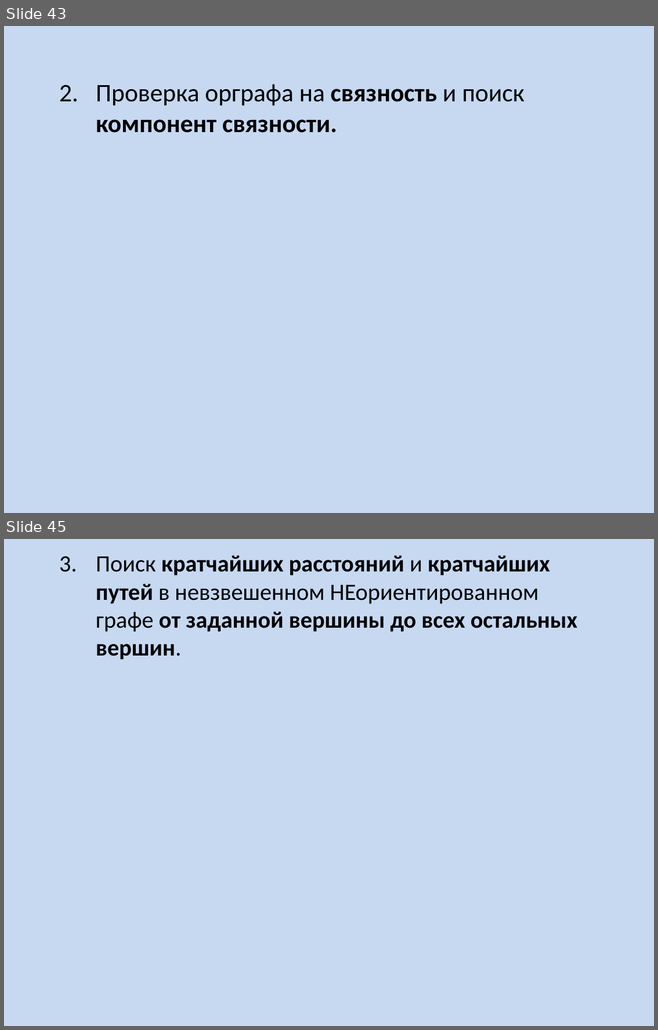
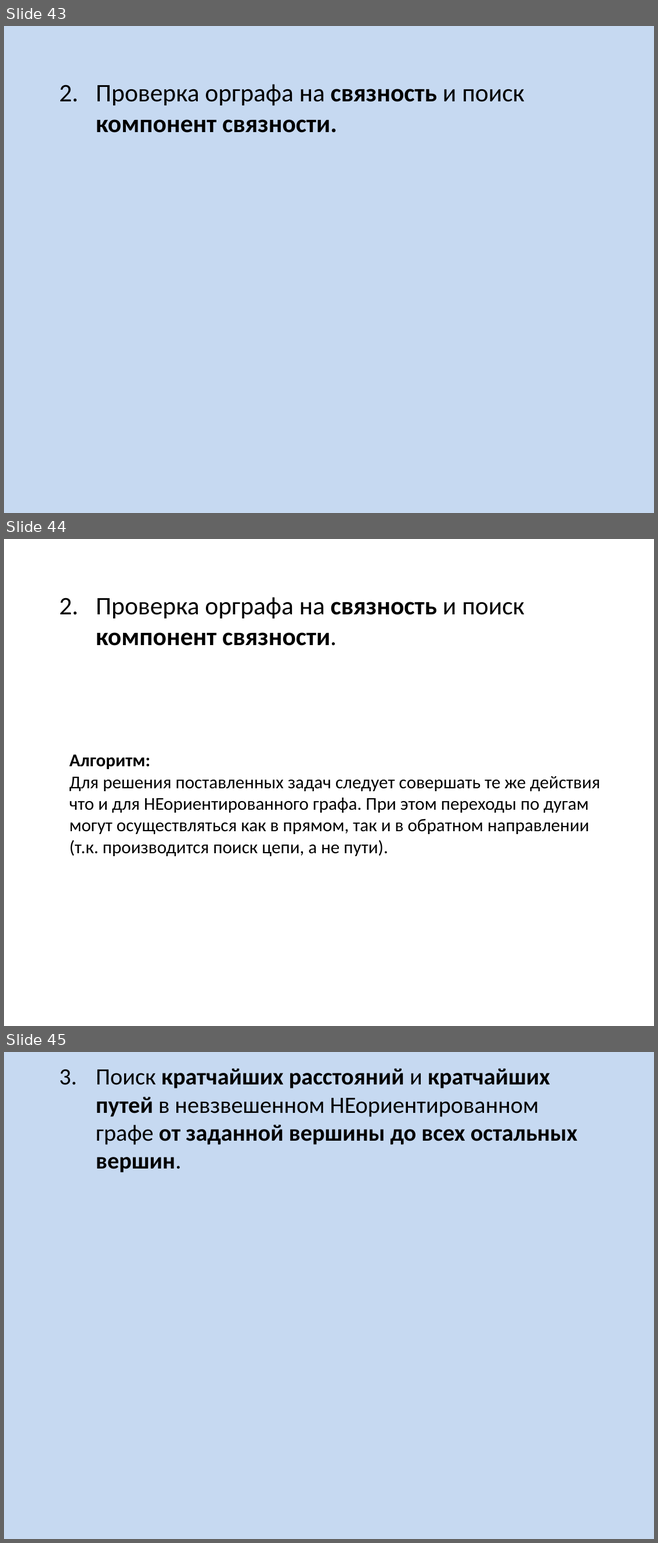
Before and after one commit to SteinbergOB/ANG, a slide deck: Презентации/Лекция 1.pptx. Shown one above the other, each under a label of ours: slides 43 and 45 before the commit, slides 43, 44 and 45 after it; the slides between them are not shown. The pictures are 658x1030 and 658x1543 pixels, drawn with LibreOffice and Linux fonts; fonts in the diff are those of the drawing. Boxes give left, top, right and bottom in pixels: in the first picture for what was removed or moved away, otherwise in the second. Text is boxed around its words. In the diff, an @@ line names an element or a change of style, - is before the commit and + after.

```diff
--- a/Презентации/Лекция 1.pptx
+++ b/Презентации/Лекция 1.pptx
@@ slide 44 added at box(4, 539, 654, 1026), background #FFFFFF @@
@@ text added at box(96, 597, 524, 646), 28 pt, text #000000, bold @@
+2. Проверка орграфа на связность и поиск компонент связности.
@@ text added at box(70, 754, 600, 856), 20 pt, text #000000 @@
+Алгоритм:
+Для решения поставленных задач следует совершать те же действия что и для НЕориентированного графа. При этом переходы по дугам могут осуществляться как в прямом, так и в обратном направлении (т.к. производится поиск цепи, а не пути).
```
Also in this commit, not shown: 1 slide changed, 2 other slides added, 2 slides removed.
